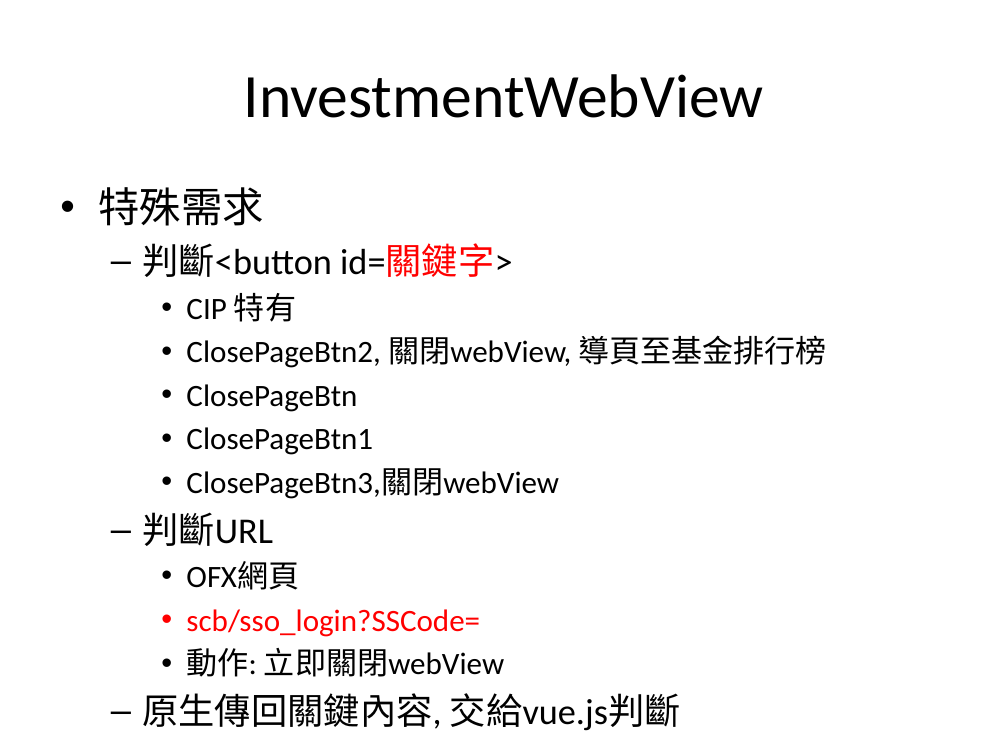
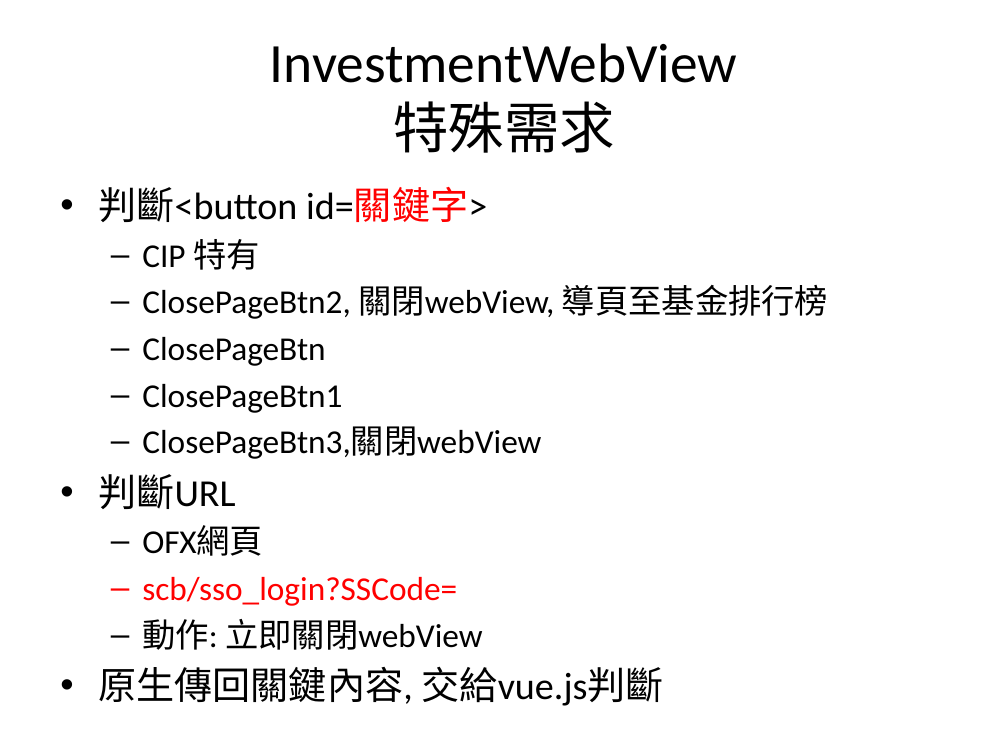
Before and after one commit to kodakjerec/myWebView, a slide deck: slide 12 of sequence/SCMobile負責項目.pptx (slide 4 before the commit). Drawn at 1008x756 pixels with LibreOffice and Linux fonts; fonts in the diff are those of the drawing. Boxes give left, top, right and bottom in pixels: in the first picture for what was removed or moved away, otherwise in the second. Text is boxed around its words. In the diff, an @@ line names an element or a change of style, - is before the commit and + after.

```diff
--- a/sequence/SCMobile負責項目.pptx
+++ b/sequence/SCMobile負責項目.pptx
@@ title at (x1=270, y1=43, x2=738, y2=153): text changed; size 44 to 39.6 pt @@
-InvestmentWebView
+InvestmentWebView
+特殊需求
@@ text "判斷<button id=關鍵字>" at (x1=98, y1=187, x2=828, y2=706): size 25.9 to 27.2 pt in "判斷<button id=關鍵字>", "判斷URL", "原生傳回關鍵內容, 交給vue.js判斷"; size 22.2 to 23.8 pt in "CIP 特有", "ClosePageBtn2, 關閉webView, 導頁至基金排行榜", "ClosePageBtn", "ClosePageBtn1" and 4 more places; bullet – to •; list level 2 to 1 in "判斷<button id=關鍵字>"; bullet • to –; list level 3 to 2 in "CIP 特有"; list level 3 to 2 in "ClosePageBtn2, 關閉webView, 導頁至基金排行榜"; list level 3 to 2 in "ClosePageBtn"; list level 3 to 2 in "ClosePageBtn1"; list level 3 to 2 in "ClosePageBtn3,關閉webView"; list level 2 to 1 in "判斷URL"; list level 3 to 2 in "OFX網頁"; list level 3 to 2 in "scb/sso_login?SSCode="; list level 3 to 2 in "動作: 立即關閉webView"; list level 2 to 1 in "原生傳回關鍵內容, 交給vue.js判斷" @@
@@ text at (x1=98, y1=187, x2=264, y2=226): paragraph removed @@
-• 特殊需求
```
Also in this commit, not shown: 4 other slides changed, 16 slides added, 1 slide removed, 11 other files.
